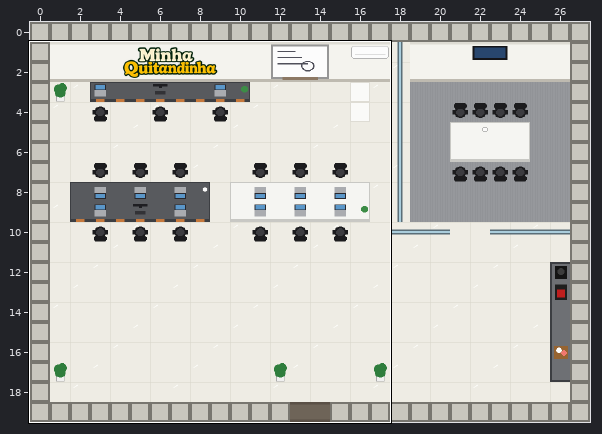
Tiled map (JSON) -- escritorio.tmj. Above: a wide view before the commit, with the close-up outlined.
Close-up. The starting point:
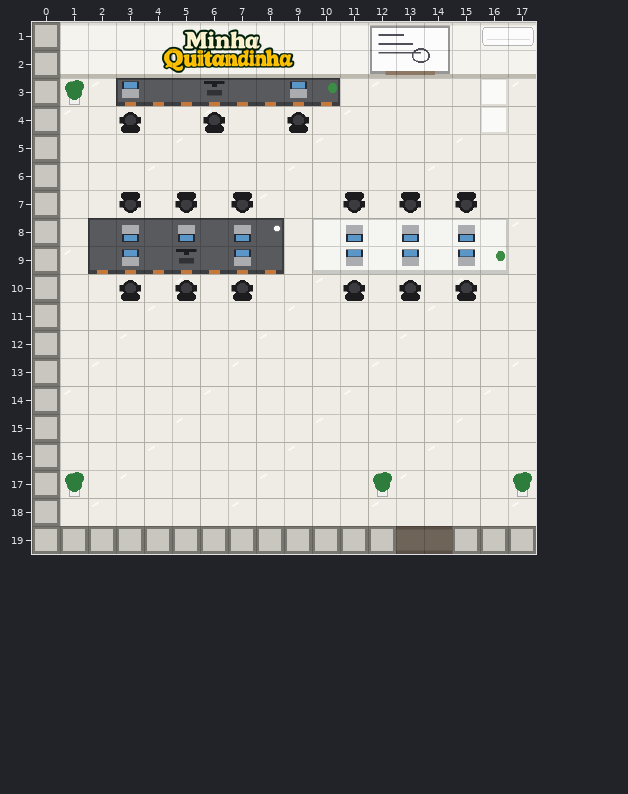
Cells are 32x32 px. Shown: x 0..17, y 1..19. The commit also changed other parts of the map, which this record leaves out.
After the commit:
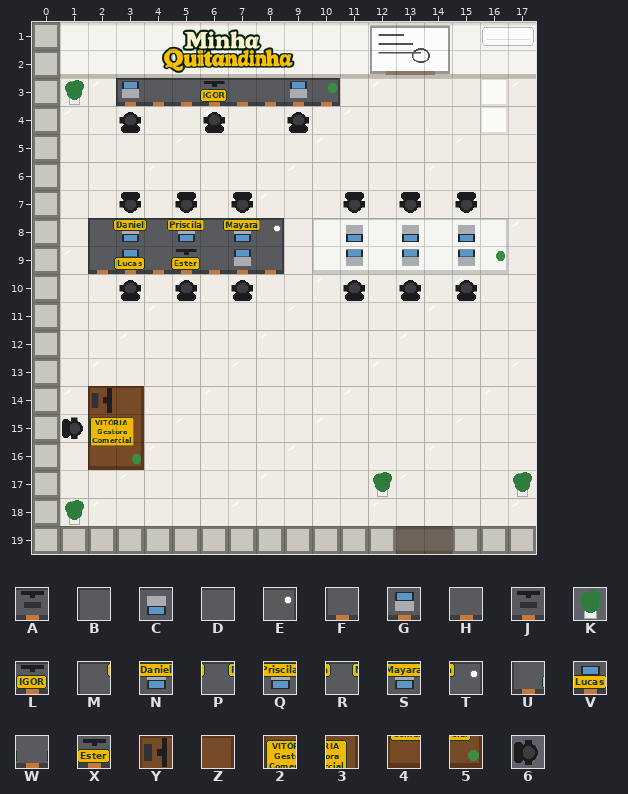
Key: from "escritorio": A 44, B 48, C 49, D 50, E 51, F 52, G 53, H 54, J 55, K 72, L 84, M 86, N 87, P 89, Q 90, R 92, S 93, T 94, U 95, V 96, W 98, X 99, Y 107, Z 108, 2 110, 3 111, 4 112, 5 113, 6 114.
_ is an empty cell.
Diff:
Layer "moveis":
The edit adds tile 2 in row 15 at x 2.
The edit adds tile 3 in row 15 at x 3.
The edit adds tile 4 in row 16 at x 2.
The edit adds tile 5 in row 16 at x 3.
The edit adds tile K in row 18 at x 1.
Tile A gives way to tile L in row 3 at x 6.
Tile B gives way to tile M in row 8 at x 2.
Tile C gives way to tile N in row 8 at x 3.
Tile D gives way to tile P in row 8 at x 4.
Tile C gives way to tile Q in row 8 at x 5.
Tile D gives way to tile R in row 8 at x 6.
Tile C gives way to tile S in row 8 at x 7.
Tile E gives way to tile T in row 8 at x 8.
Tile F gives way to tile U in row 9 at x 2.
Tile G gives way to tile V in row 9 at x 3.
Tile H gives way to tile W in row 9 at x 4.
Tile J gives way to tile X in row 9 at x 5.
The edit adds tile Y in row 14 at x 2.
The edit adds tile Z in row 14 at x 3.
The edit erases tile K in row 17 at x 1.
Layer "cadeiras":
The edit adds tile 6 in row 15 at x 1.
